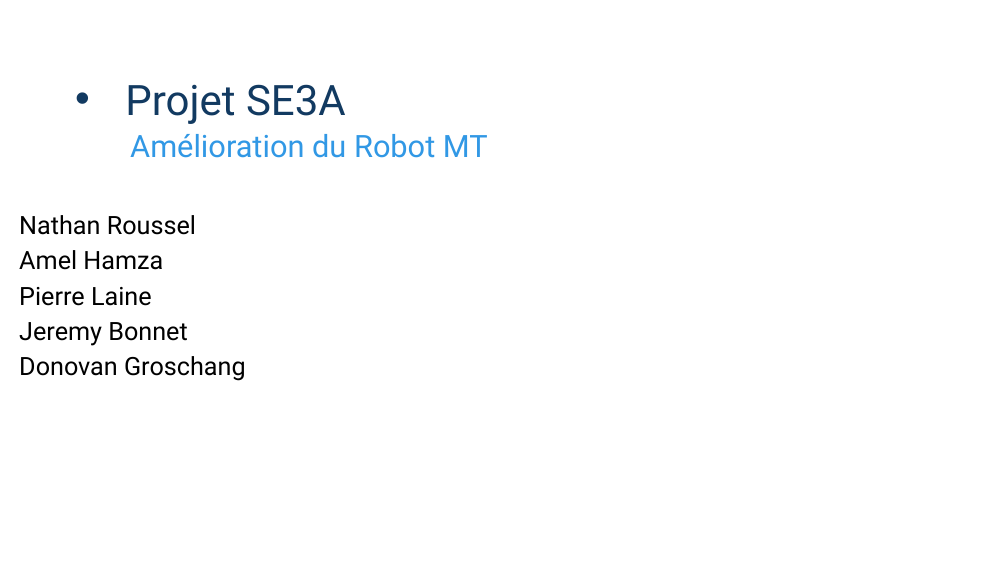
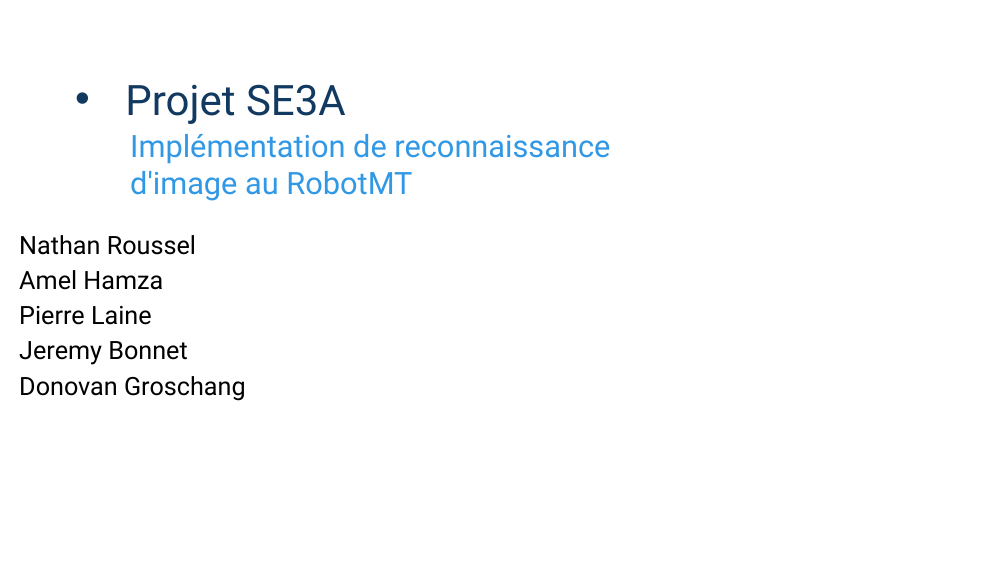
Before and after one commit to marc0bill/RobotMT, a slide deck: slide 1 of Trucs_utiles/Presentation/Projet SE3A.pptx. Drawn at 1008x567 pixels with LibreOffice and Linux fonts; fonts in the diff are those of the drawing; background and template pictures are left out. Boxes give left, top, right and bottom in pixels: in the first picture for what was removed or moved away, otherwise in the second. Text is boxed around its words. In the diff, an @@ line names an element or a change of style, - is before the commit and + after.

```diff
--- a/Trucs_utiles/Presentation/Projet SE3A.pptx
+++ b/Trucs_utiles/Presentation/Projet SE3A.pptx
@@ subtitle at (130,134,610,201): text changed @@
-Amélioration du Robot MT
+Implémentation de reconnaissance d'image au RobotMT
@@ text "Nathan Roussel": place and size @@
-text "Nathan Roussel" at (19,215,246,381)
+text "Nathan Roussel" at (19,235,246,401)
```
Also in this commit, not shown: 3 other slides changed, 5 slides added, 1 slide removed.
